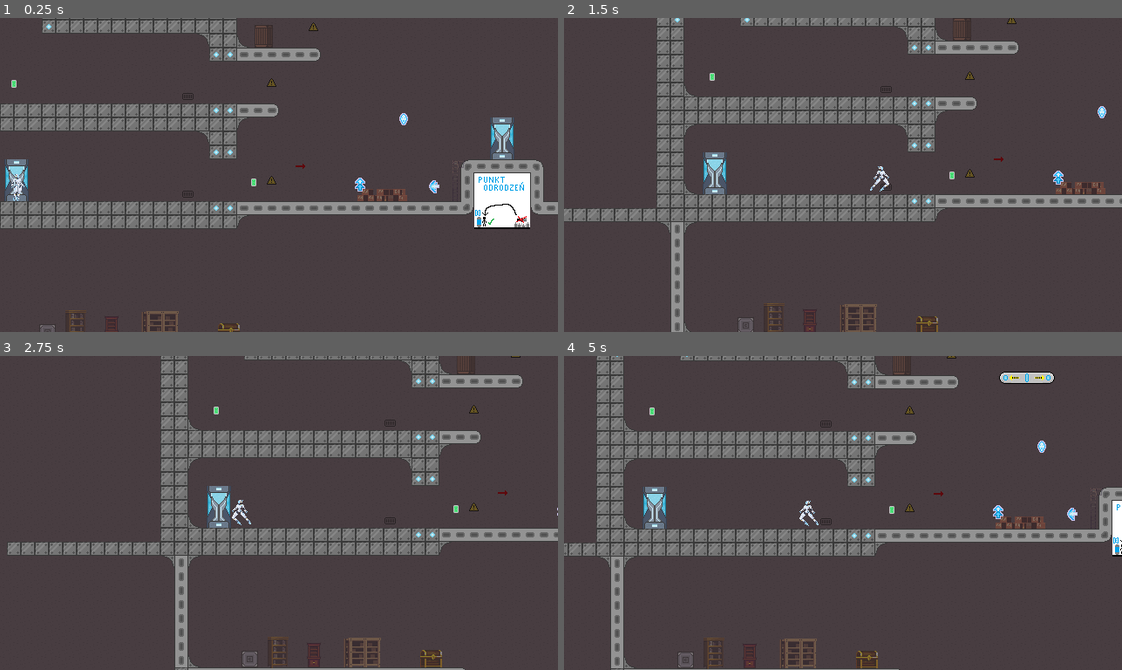
Above: before the commit, frames 1-4 (two rows, left to right).
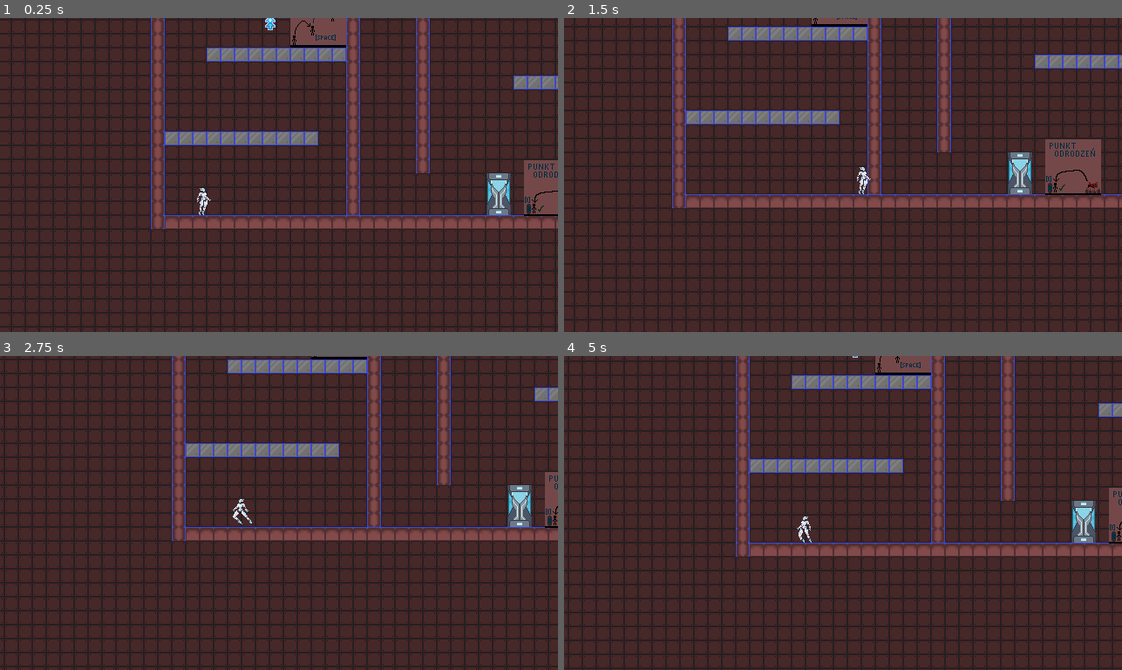
Above: after the commit, the same moments.

Repository: Daxin18/AugmentedUnit
Game: Godot game, scene res://src/scenes/Main.tscn
Same seed, same stepped clock (60 frames per second), same inputs: the game is played once before the commit and once after it.
Inputs:
- Up to frame 1 (0.25 s): no input
- Up to frame 2 (1.5 s): hold D (move_right) from 0.53 s (still down); tap Shift (dash) at 0.6 s; tap Space (jump) at 0.77 s; tap E (interact) at 1.35 s
- Up to frame 3 (2.75 s): tap Space (jump) at 1.52 s; release D (move_right) at 2.03 s; hold A (move_left) from 2.03 s (still down); tap Q (scream) at 2.1 s
- Up to frame 4 (5 s): release A (move_left) at 2.78 s; hold D (move_right) 2.78-4.28 s; tap Shift (dash) at 2.85 s; tap Space (jump) at 3.02, 3.77, 4.52 s; tap E (interact) at 3.6 s; hold A (move_left) from 4.28 s (still down); tap Q (scream) at 4.35 s

The runs differ from the first frame. In frame 1, 92% of the frame differs, in the area x 0-100%, y 0-100%; in frame 2, 93%; in frame 3, 93%; in frame 4, 93%.

Commit message:
Minor level adjustments

Diff:
--- a/PoC/ActualPOCLevel/PoC_Level.tscn
+++ b/PoC/ActualPOCLevel/PoC_Level.tscn
@@ -70,16 +70,6 @@
 position = Vector2(156, 49)
 texture = ExtResource("5_gungt")
 
-[node name="Exit" parent="." instance=ExtResource("2_voa4h")]
-position = Vector2(924, -320)
-next_level = "res://src/scenes/levels/Cargo.tscn"
-next_level_hardpoint = 7
-hardpoint_id = 1
-hardpoint_on_left = true
-
-[node name="Spawnpoint" parent="." instance=ExtResource("3_k53dq")]
-position = Vector2(456, -312)
-
 [node name="SpikeTrap" parent="." instance=ExtResource("4_4ec7r")]
 position = Vector2(576, -124)
 
@@ -118,12 +108,26 @@
 position = Vector2(708, 64)
 mod = 2
 
-[node name="Spawnpoint2" parent="." instance=ExtResource("3_k53dq")]
-position = Vector2(95, 56)
-
-[node name="Spawnpoint3" parent="." instance=ExtResource("3_k53dq")]
-position = Vector2(674, -136)
-
 [node name="Hardpoint" parent="." instance=ExtResource("12_t2iti")]
 position = Vector2(-244, 37)
 id = 2
+
+[node name="Respawnpoints" type="Node" parent="."]
+
+[node name="Spawnpoint3" parent="Respawnpoints" instance=ExtResource("3_k53dq")]
+position = Vector2(674, -136)
+
+[node name="Spawnpoint2" parent="Respawnpoints" instance=ExtResource("3_k53dq")]
+position = Vector2(95, 56)
+
+[node name="Spawnpoint" parent="Respawnpoints" instance=ExtResource("3_k53dq")]
+position = Vector2(456, -312)
+
+[node name="Doors" type="Node" parent="."]
+
+[node name="Exit" parent="Doors" instance=ExtResource("2_voa4h")]
+position = Vector2(924, -320)
+next_level = "res://src/scenes/levels/Cargo.tscn"
+next_level_hardpoint = 7
+hardpoint_id = 1
+hardpoint_on_left = true
--- a/PoC/everything_goes_here/Level.tscn
+++ b/PoC/everything_goes_here/Level.tscn
@@ -101,9 +101,6 @@
 position = Vector2(945, 125)
 id = 1
 
-[node name="Spawnpoint" parent="." instance=ExtResource("5_o20g3")]
-position = Vector2(-240, 264)
-
 [node name="SpikeTrap" parent="." instance=ExtResource("5_bin8i")]
 position = Vector2(-50, 272)
 
@@ -117,13 +114,6 @@
 position = Vector2(-16, 145)
 scale = Vector2(-1, -1)
 
-[node name="Exit" parent="." instance=ExtResource("6_0lufr")]
-position = Vector2(1116, 576)
-next_level = "res://src/scenes/levels/Cargo.tscn"
-next_level_hardpoint = 6
-hardpoint_id = 1
-hardpoint_on_left = true
-
 [node name="Hardpoint" parent="." instance=ExtResource("8_c5cw3")]
 position = Vector2(51, 579)
 id = 2
@@ -136,3 +126,17 @@
 [node name="MovingPlafform2" parent="." instance=ExtResource("8_ricij")]
 position = Vector2(541, 530)
 curve = SubResource("Curve2D_vk4ta")
+
+[node name="Respawnpoints" type="Node" parent="."]
+
+[node name="Spawnpoint" parent="Respawnpoints" instance=ExtResource("5_o20g3")]
+position = Vector2(-240, 264)
+
+[node name="Doors" type="Node" parent="."]
+
+[node name="Exit" parent="Doors" instance=ExtResource("6_0lufr")]
+position = Vector2(1116, 576)
+next_level = "res://src/scenes/levels/Cargo.tscn"
+next_level_hardpoint = 6
+hardpoint_id = 1
+hardpoint_on_left = true
--- a/src/scenes/Main.tscn
+++ b/src/scenes/Main.tscn
@@ -13,5 +13,5 @@
 
 [node name="LevelManager" type="Node" parent="." node_paths=PackedStringArray("player")]
 script = ExtResource("1_v7pol")
-initial_level = "res://src/scenes/levels/Cargo.tscn"
+initial_level = "res://PoC/ActualPOCLevel/PoC_Level.tscn"
 player = NodePath("../Player")
--- a/src/scripts/common/LevelSystem/Level.gd
+++ b/src/scripts/common/LevelSystem/Level.gd
@@ -9,25 +9,12 @@
 	set_hardpoints()
 
 func set_hardpoints() -> void:
-	for child in get_children(): # for PoC levels
-		if child is Door:
-				hardpoints.append(child.hardpoint)
-		if child is Hardpoint:
-			hardpoints.append(child)
-	var spawnpoints = $Respawnpoints
-	if spawnpoints:
-		var children = spawnpoints.get_children()
+	var doors = $Doors
+	if doors:
+		var children = doors.get_children()
 		for child in children:
 			if child is Door:
 				hardpoints.append(child.hardpoint)
-	var doors = $Doors
-	if doors:
-		var children = doors.get_children()
-		print("doors")
-		for child in children:
-			if child is Door:
-				hardpoints.append(child.hardpoint)
-				print(child.hardpoint.id)
 
 func reset_spawnpoint_textures() -> void:
 	var spawnpoints = $Respawnpoints
